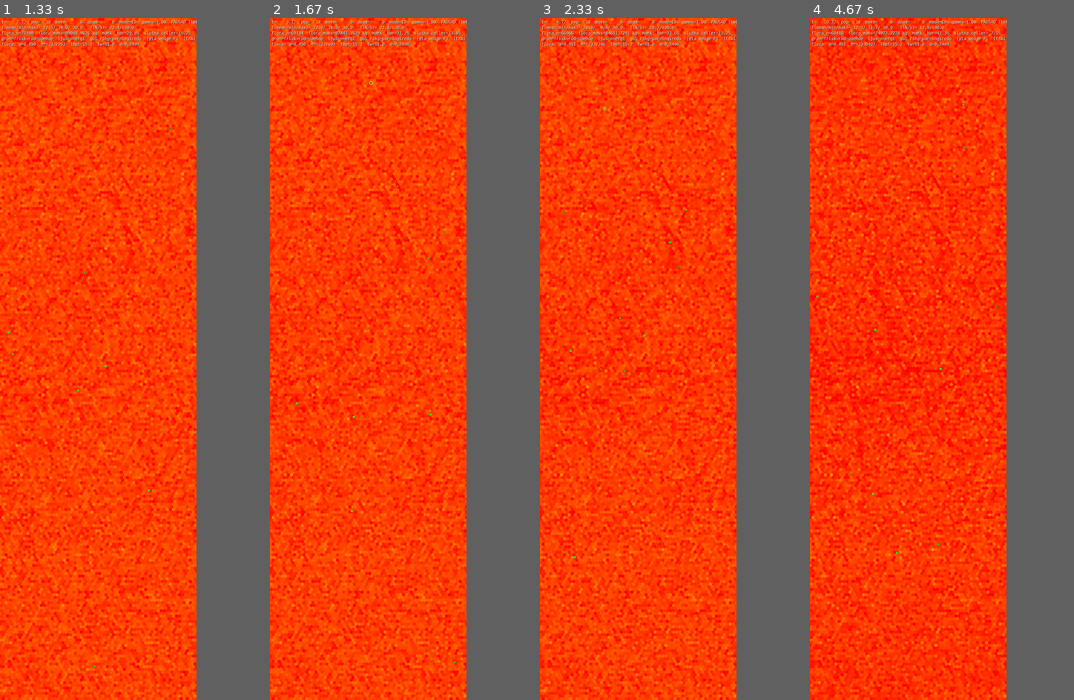
Above: before the commit, frames 1-4 (left to right).
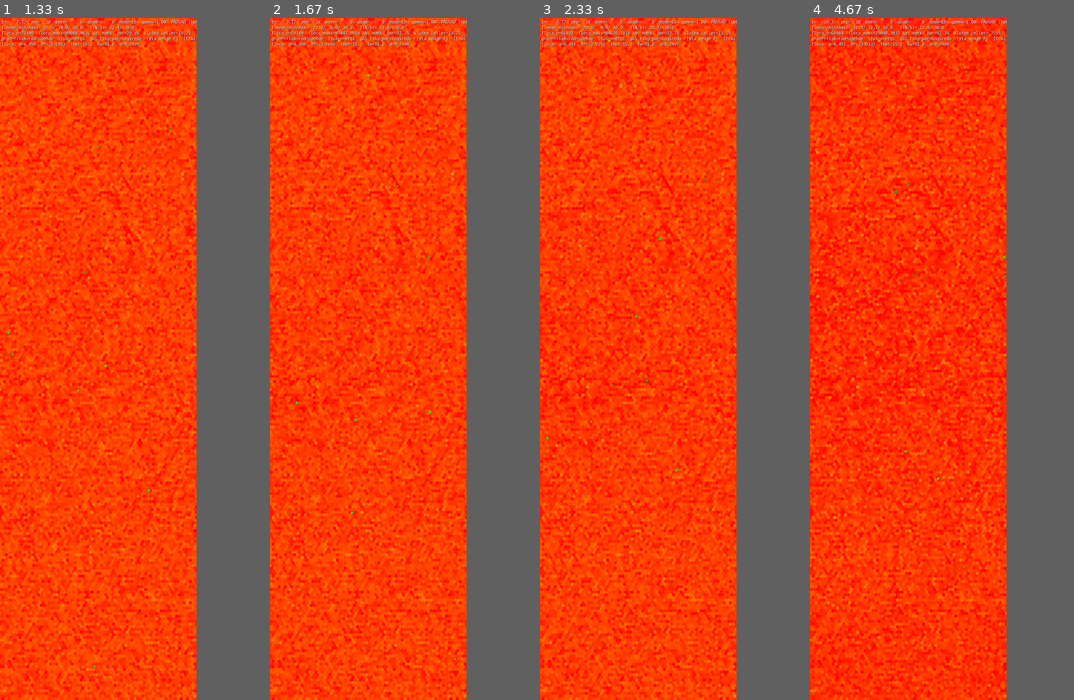
Above: after the commit, the same moments.

Repository: JoakimStorck/nep-process
Game: pygame game, started from nep_gui_launcher.py
Two runs of this game, one before a commit and one after it. Both use one fixed random seed, a clock stepped at 60 frames per second and the inputs below.
Inputs:
- Up to frame 1 (1.33 s): click "START" at 0.38 s; tap Space at 0.67 s; tap 1 at 1 s
- Up to frame 2 (1.67 s): no input
- Up to frame 3 (2.33 s): no input
- Up to frame 4 (4.67 s): no input

Frame 1 is identical in both runs. In frame 2, less than 0.1% of the frame differs, in the area x 0-74%, y 1-95%; in frame 3, 2.1%; in frame 4, 11%, in the area x 0-75%, y 0-100%.

Commit message:
Sökgrenen låg före flockningen 0126 lade söktillståndet före flockningsgrenen. Den ska ligga efter, bl a då flockningsgrenen bär minnet — elif N > 0.5 or neighbour_memory is not None — så sökgrenen före den föregriper även det minne som håller ihop ett sällskap när sikten tillfälligt bryts. Grenen ligger nu sist.

Diff:
--- a/agent.py
+++ b/agent.py
@@ -2614,26 +2614,6 @@
             turn = clamp(0.95 * biasN, -1.0, 1.0)
             thrust = max(thrust, 0.95)
             explore_drive = 0.0
-
-        elif in_mating_mode:
-            # Redo att para sig och ser ingen alls. Det fallet fanns inte i
-            # kedjan: det föll igenom till födostyrningen, som *sänker*
-            # utforskningen när organismen står på föda den vill ha. Ett mättat
-            # djur ensamt på en full betesmark fick alltså minimal utforskning,
-            # kortaste persistenstid och en bana som slingrar på fläcken.
-            #
-            # Uppmätt i p125 frö 2: från tick 20 000 dog inget djur av svält på
-            # 8 000 tick, floran låg på 92 000 plantor, och de tio som fanns
-            # kvar fick fyra ungar innan de dog av ålder — med medianavstånd 16
-            # cellbredder till närmaste artfrände mot en synradie på 7. De
-            # svalt inte. De hittade aldrig varandra.
-            #
-            # Reflexen säger *när* det är läge att färdas. **Hur** rakt avgörs
-            # av `pheno_dir_tau()` ur `_T_MOB`, som redan bär avvägningen: hög
-            # persistens ger effektiv förflyttning men dålig lokal genomsökning.
-            # Ingen ny parameter, och magnituden är evolverbar.
-            self._mate_search = True
-            explore_drive = 1.0
 
         elif N > 0.5 or neighbour_memory is not None:
             if N > 0.5:
@@ -2732,6 +2712,34 @@
                 if soc_bias > 0.0:
                     explore_drive = explore_drive * (1.0 - 0.60 * soc_bias * wcoh)
 
+        elif in_mating_mode:
+            # Redo att para sig och ser ingen alls. Det fallet fanns inte i
+            # kedjan: det föll igenom till födostyrningen, som *sänker*
+            # utforskningen när organismen står på föda den vill ha. Ett mättat
+            # djur ensamt på en full betesmark fick alltså minimal utforskning,
+            # kortaste persistenstid och en bana som slingrar på fläcken.
+            #
+            # Uppmätt i p125 frö 2: från tick 20 000 dog inget djur av svält på
+            # 8 000 tick, floran låg på 92 000 plantor, och de tio som fanns
+            # kvar fick fyra ungar innan de dog av ålder — med medianavstånd 16
+            # cellbredder till närmaste artfrände mot en synradie på 7. De
+            # svalt inte. De hittade aldrig varandra.
+            #
+            # Grenen ligger **sist** i kedjan, efter flockningen. Låg den
+            # före fångade den även fallet "ser någon som inte är en giltig
+            # partner" — och eftersom `best_mate` kräver att motparten också
+            # är parningsberedd är det det vanliga fallet. Ett parningsberett
+            # djur sprang då rakt förbi en artfrände i stället för att slå
+            # följe. Uppmätt i p132: de tjugo grundarna korsade världen i
+            # raka banor, hittade varandra, och fortsatte förbi.
+            #
+            # Reflexen säger *när* det är läge att färdas. **Hur** rakt avgörs
+            # av `pheno_dir_tau()` ur `_T_MOB`, som redan bär avvägningen: hög
+            # persistens ger effektiv förflyttning men dålig lokal genomsökning.
+            # Ingen ny parameter, och magnituden är evolverbar.
+            self._mate_search = True
+            explore_drive = 1.0
+
         return turn, thrust, explore_drive, flee_state, hunt_state
 
 
Not shown, changed: TODO.md
